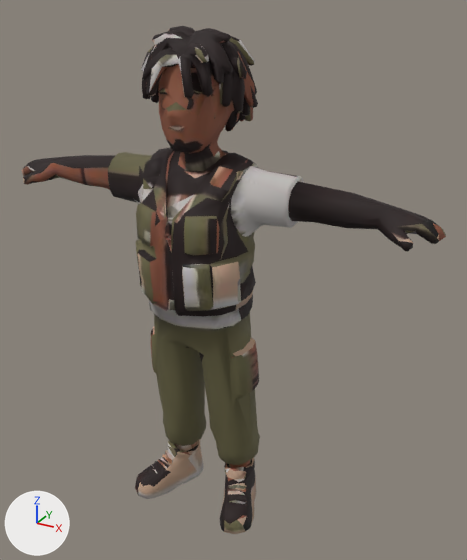
The glTF model public/models/people/utility-vest.glb as it was, and as the next commit left it.
Before and after are seen from a 50 mm lens placed at (0.849, -1.365, 1.426), pointed at (0.068, 0.055, 0.716). The lights are fixed; the arrows at lower left show +X, +Y and +Z. The older version comes first. Where no turn or scale is listed for an object, it has been applied to the vertices. Vertices at exactly the same position are counted once.

Names of what the first picture shows: 'char1.001'.
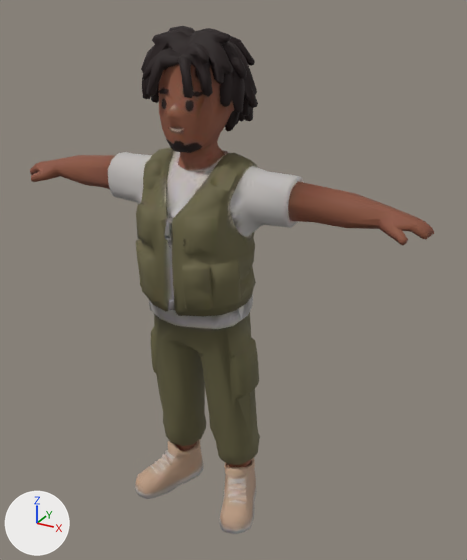
Patch to the scene script:
```diff
--- a/public/models/people/utility-vest.glb.py
+++ b/public/models/people/utility-vest.glb.py
@@ me_char1_003 @@
 # used by ob_char1_001; location = (0.0, 0.0, 0.0)
-me_char1_003.from_pydata(...)  # 2239 vertices, 4500 faces; spans x -0.617..0.616, y -0.161..0.16, z 0.0..1.36
+me_char1_003.from_pydata(...)  # 2239 vertices, 4500 faces; spans x -0.589..0.591, y -0.161..0.16, z 0.0..1.36
+# me_char1_003 part 1: 39 vertices moved from x -0.617..-0.32, y -0.052..0.069, z 0.927..0.999 to x -0.589..-0.319, y -0.038..0.06, z 0.931..1.0; 51 vertices removed from x -0.615..0.056, y -0.08..0.094, z 0.929..1.335; 53 vertices added at x -0.587..0.056, y -0.08..0.1, z 0.92..1.338
+# me_char1_003 part 2: 40 vertices moved from x 0.386..0.616, y -0.053..0.057, z 0.935..1.009 to x 0.388..0.591, y -0.04..0.061, z 0.94..1.008; 49 vertices removed from x 0.258..0.598, y -0.064..0.069, z 0.926..1.027; 43 vertices added at x 0.249..0.579, y -0.049..0.069, z 0.932..1.027
+# me_char1_003 part 3: 2 vertices removed from x -0.18..-0.093, y -0.091..-0.013, z 0.006..0.135; 4 vertices added at x -0.178..-0.094, y -0.096..-0.008, z 0.004..0.135
+# me_char1_003 part 4: 2430 kept faces spanning x -0.58..0.591, y -0.161..0.16, z 0.0..1.36 get new texture (UV) coordinates
+# other edits to the shape of me_char1_003 do not show in these pictures
 me_char1_003.materials.append(mat_material_1_003)
```

Boxes [x1, y1, x2, y2] around the edits, measured in the pictures (467 x 560 px; the box of a moved part takes in the faces that stretch with it):
'char1.001', reshaped
    before: [21, 26, 446, 534]
    after: [30, 26, 434, 534]
part 1 of me_char1_003, moved or reshaped
    before: [21, 61, 211, 202]
    after: [30, 59, 211, 202]
part 2 of me_char1_003, moved or reshaped
    before: [288, 176, 446, 251]
    after: [288, 176, 434, 245]
part 3 of me_char1_003, moved or reshaped
    both: [169, 442, 180, 452]
part 4 of me_char1_003, surface changed
    before: [22, 30, 446, 534]
    after: [30, 30, 434, 534]
